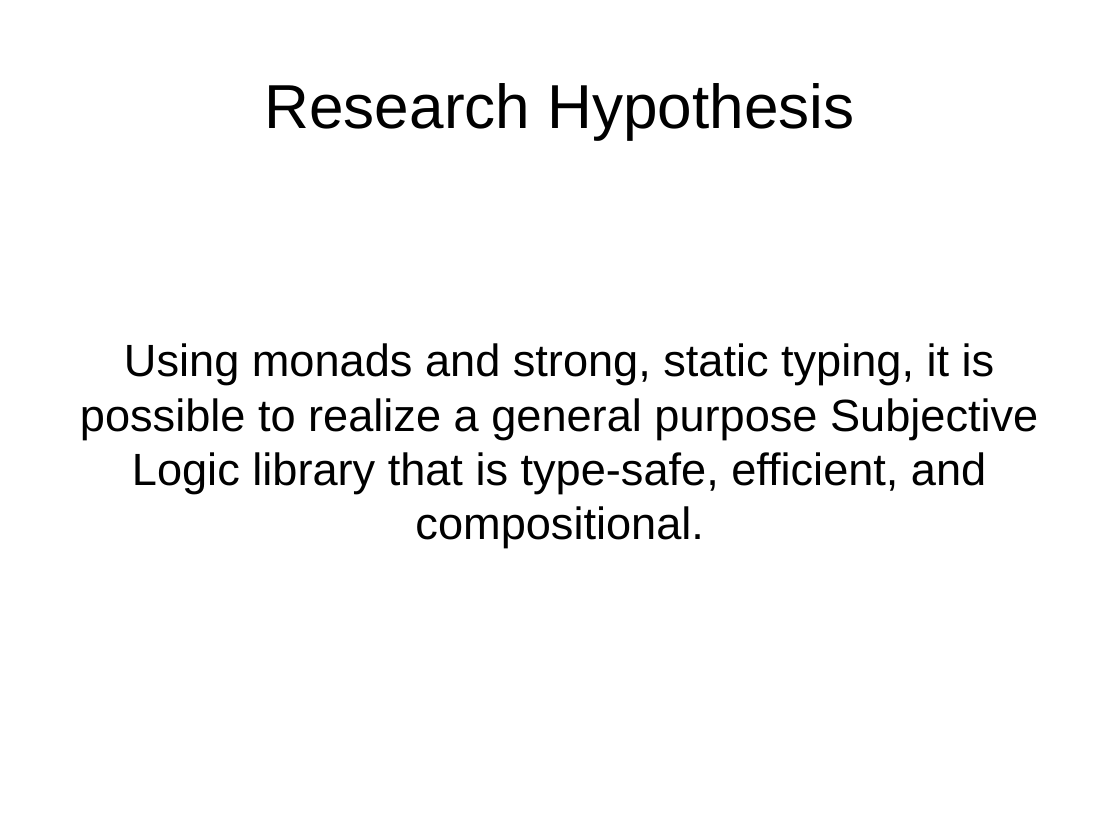
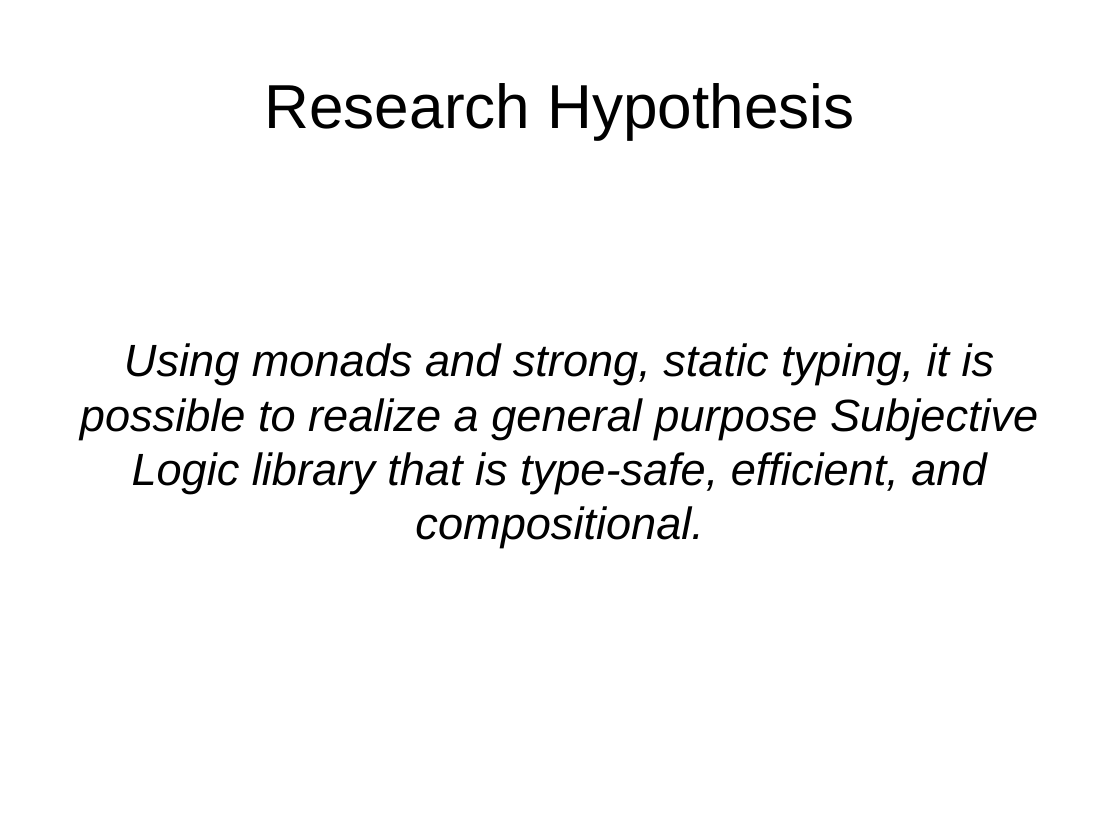
Before and after one commit to bstamour/SLHS, a slide deck: slide 36 of docs/proposal.odp. Drawn at 1120x840 pixels with LibreOffice and Linux fonts; fonts in the diff are those of the drawing. Boxes give left, top, right and bottom in pixels: in the first picture for what was removed or moved away, otherwise in the second. Text is boxed around its words. In the diff, an @@ line names an element or a change of style, - is before the commit and + after.

```diff
--- a/docs/proposal.odp
+++ b/docs/proposal.odp
@@ subtitle "Using monads and strong, static ..." at box(80, 343, 1038, 548): italic on @@
```
Also in this commit, not shown: 6 other slides changed.
